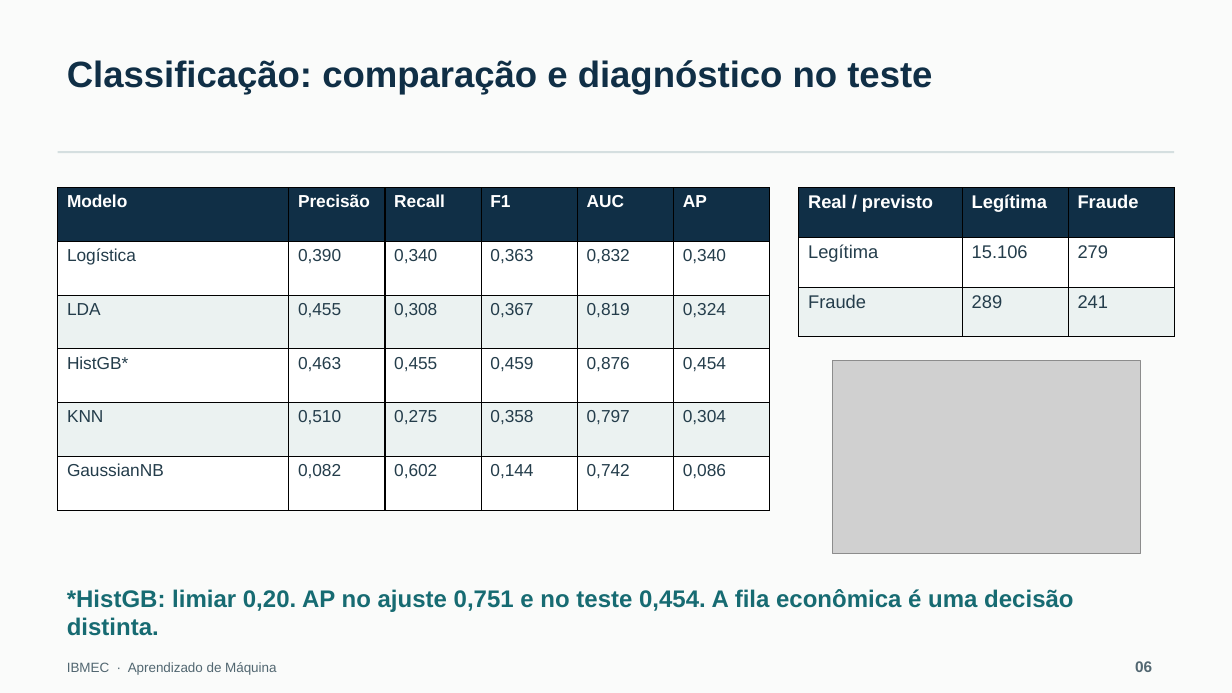
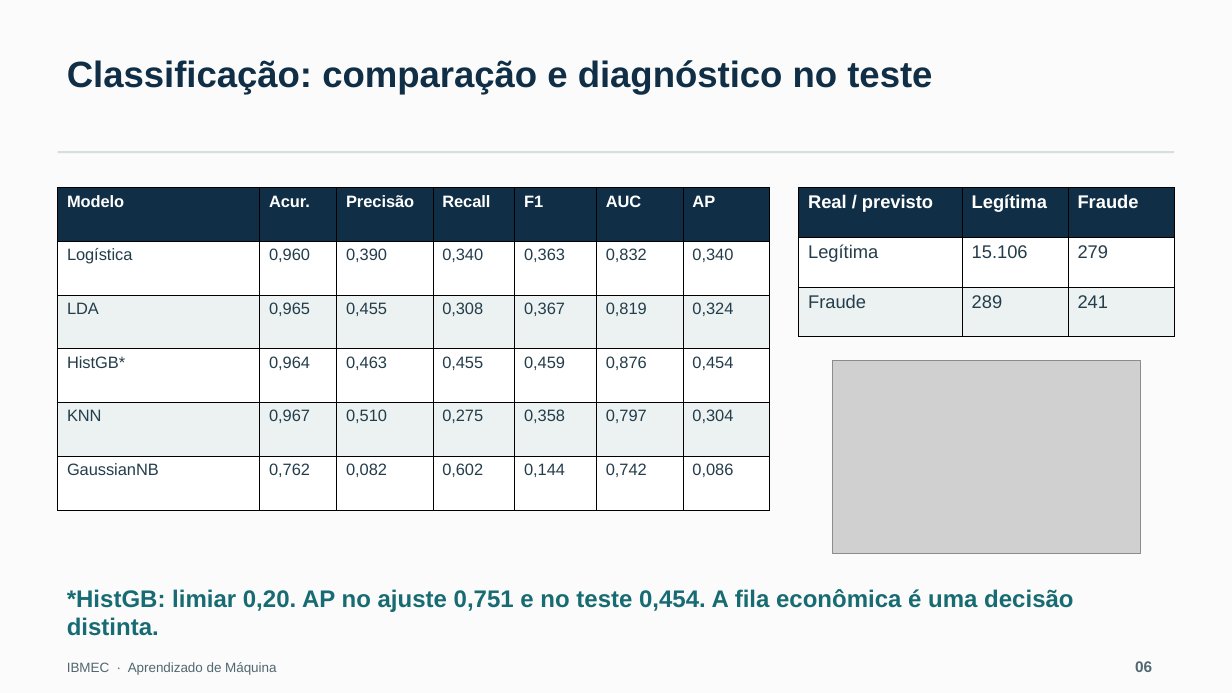
Before and after one commit to joao-castroo/deteccao-fraudes-ml-ibmec, a slide deck: slide 6 of deliverables/apresentacao_Fraude.pptx. Drawn at 1232x693 pixels with LibreOffice and Linux fonts; fonts in the diff are those of the drawing; grey boxes stand for pictures. Boxes give left, top, right and bottom in pixels: in the first picture for what was removed or moved away, otherwise in the second. Text is boxed around its words. In the diff, an @@ line names an element or a change of style, - is before the commit and + after.

```diff
--- a/deliverables/apresentacao_Fraude.pptx
+++ b/deliverables/apresentacao_Fraude.pptx
@@ table at (57,188,771,510) @@
+column 2: Acur. | 0,960 | 0,965 | 0,964 | 0,967 | 0,762
```
Also in this commit, not shown: 4 other slides changed, 22 other files.
